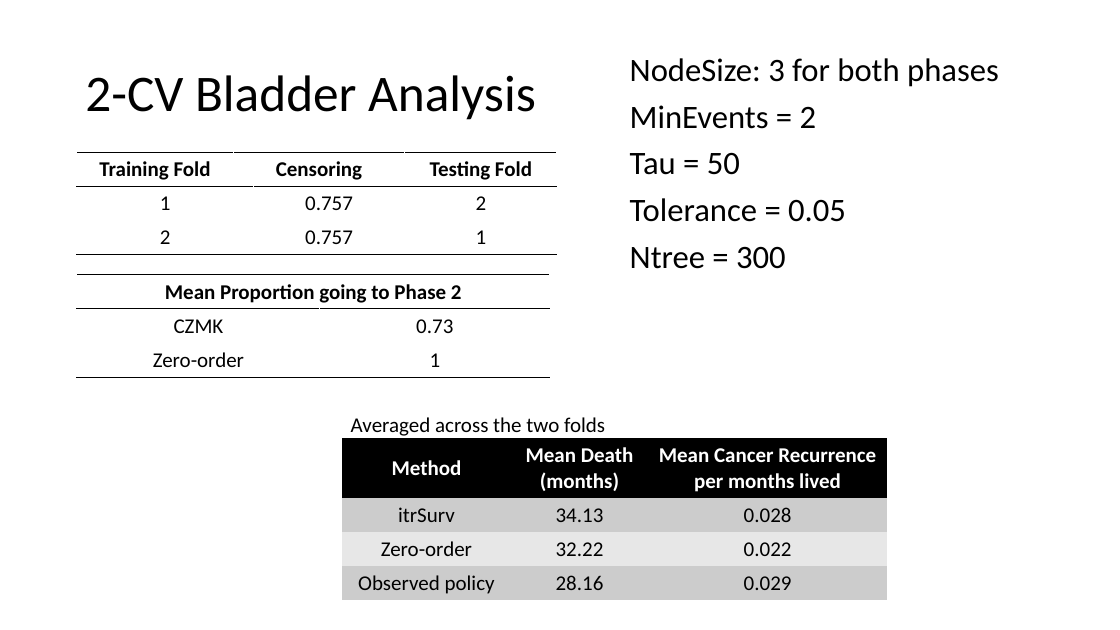
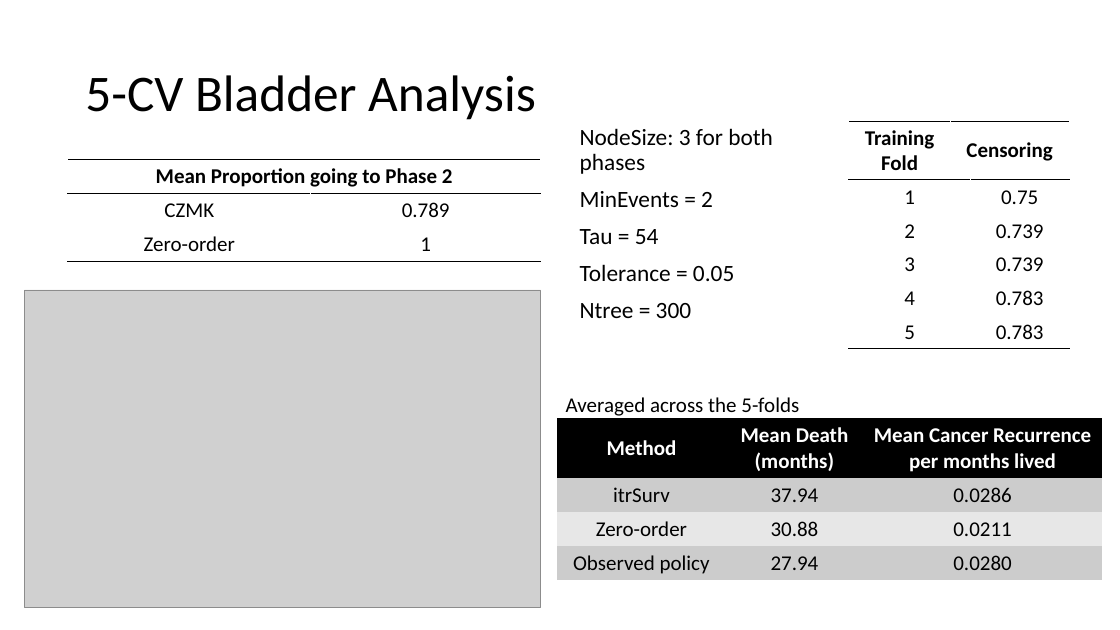
Before and after one commit to cwzhou/Analyses, a slide deck: slide 23 of Simulations/Paper3_RE/Results.pptx. Drawn at 1120x630 pixels with LibreOffice and Linux fonts; fonts in the diff are those of the drawing; grey boxes stand for pictures. Boxes give left, top, right and bottom in pixels: in the first picture for what was removed or moved away, otherwise in the second. Text is boxed around its words. In the diff, an @@ line names an element or a change of style, - is before the commit and + after.

```diff
--- a/Simulations/Paper3_RE/Results.pptx
+++ b/Simulations/Paper3_RE/Results.pptx
@@ title at [85,75,536,120]: text changed @@
-2-CV Bladder Analysis
+5-CV Bladder Analysis
@@ text "NodeSize: 3 for both phases": place and size @@
-text "NodeSize: 3 for both phases" at [630,58,999,269]
+text "NodeSize: 3 for both phases" at [580,128,773,318]
@@ text at [580,128,773,318]: size 28 to 20 pt @@
@@ table at [849,121,1068,349] @@
-Training Fold | Censoring |  | Testing Fold
-1 |  | 0.757 | 2
-2 |  | 0.757 | 1
+Training Fold | Censoring | 
+1 |  | 0.75
+2 |  | 0.739
+3 |  | 0.739
+4 |  | 0.783
+5 |  | 0.783
@@ table: place and size @@
-table at [77,153,551,255]
+table at [849,121,1068,349]
@@ table at [68,159,541,260] @@
-row 2, column 2: 0.73
+row 2, column 2: 0.789
@@ table: place and size @@
-table at [77,275,550,376]
+table at [68,159,541,260]
@@ text at [580,229,659,244]: text changed; size 28 to 20 pt @@
-Tau = 50
+Tau = 54
@@ picture added at [24,290,540,607] @@
@@ table at [558,418,1102,580] @@
-row 2, column 2: 34.13
+row 2, column 2: 37.94
-row 2, column 3: 0.028
+row 2, column 3: 0.0286
-row 3, column 2: 32.22
+row 3, column 2: 30.88
-row 3, column 3: 0.022
+row 3, column 3: 0.0211
-row 4, column 2: 28.16
+row 4, column 2: 27.94
-row 4, column 3: 0.029
+row 4, column 3: 0.0280
@@ table: place and size @@
-table at [343,439,887,600]
+table at [558,418,1102,580]
@@ text at [566,397,799,416]: text changed @@
-Averaged across the two folds
+Averaged across the 5-folds
```
Also in this commit, not shown: 1 other slide changed, 1 slide added, 5 other files.
